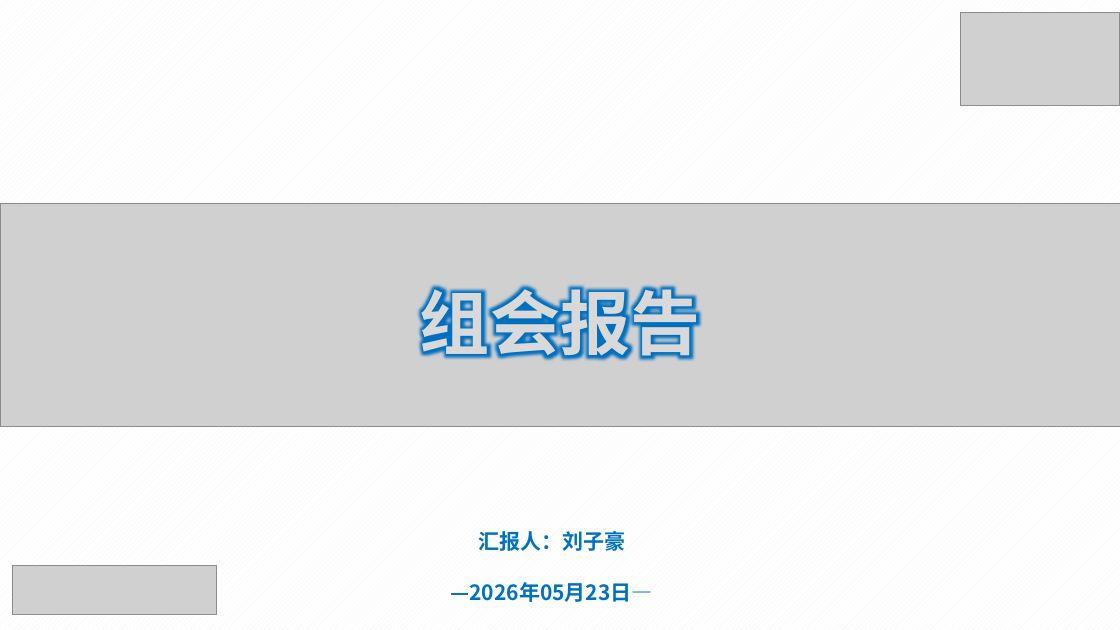
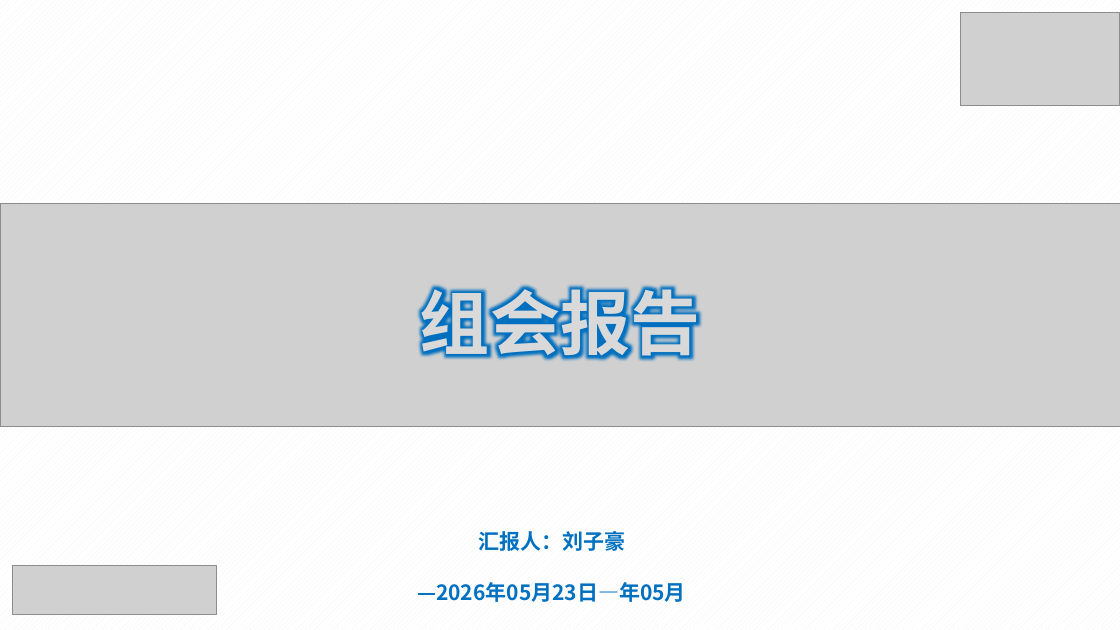
Before and after one commit to Phobia-Cosmos/Meeting, a slide deck: slide 1 of 05-23/05.23-组会报告-刘子豪.pptx. Drawn at 1120x630 pixels with LibreOffice and Linux fonts; fonts in the diff are those of the drawing; grey boxes stand for pictures. Boxes give left, top, right and bottom in pixels: in the first picture for what was removed or moved away, otherwise in the second. Text is boxed around its words. In the diff, an @@ line names an element or a change of style, - is before the commit and + after.

```diff
--- a/05-23/05.23-组会报告-刘子豪.pptx
+++ b/05-23/05.23-组会报告-刘子豪.pptx
@@ text at (417,582,686,602): text changed @@
-—2026年05月23日—
+—2026年05月23日—年05月
```
Also in this commit, not shown: 43 other files.
